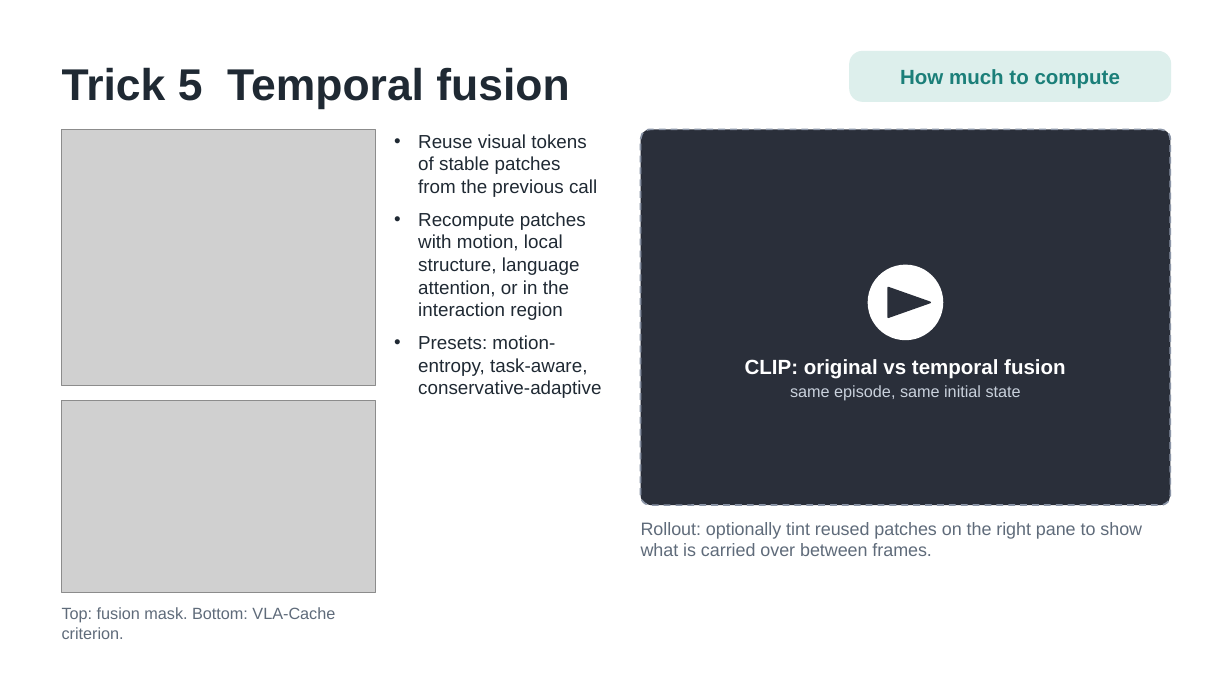
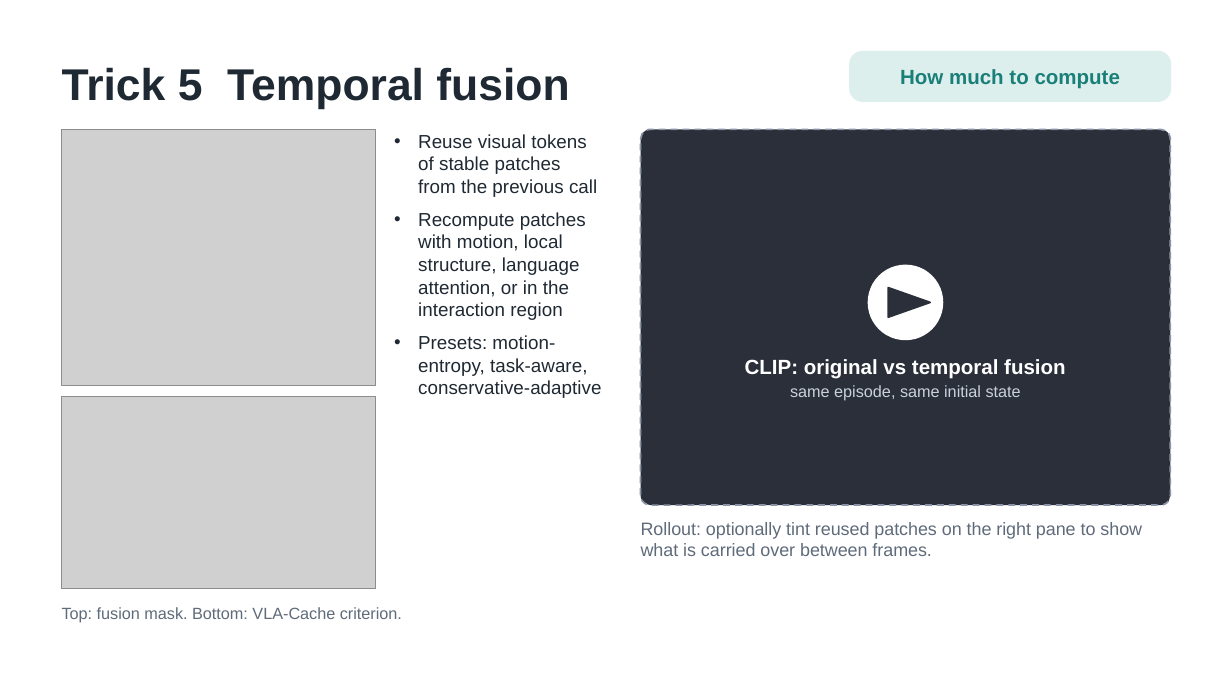
Before and after one commit to trillion-boy/BiVLA, a slide deck: slide 6 of experiments/paper/video/ICRA27_video_v2.pptx. Drawn at 1232x693 pixels with LibreOffice and Linux fonts; fonts in the diff are those of the drawing; grey boxes stand for pictures. Boxes give left, top, right and bottom in pixels: in the first picture for what was removed or moved away, otherwise in the second. Text is boxed around its words. In the diff, an @@ line names an element or a change of style, - is before the commit and + after.

```diff
--- a/experiments/paper/video/ICRA27_video_v2.pptx
+++ b/experiments/paper/video/ICRA27_video_v2.pptx
@@ picture: place and size @@
-picture at [62,400,376,593]
+picture at [62,397,376,589]
@@ text "Top: fusion mask. Bottom: VLA-Cache ..." rewrapped from [62,607,335,639] to [62,607,402,623] @@
```
Also in this commit, not shown: 1 other slide changed, 5 other files.
